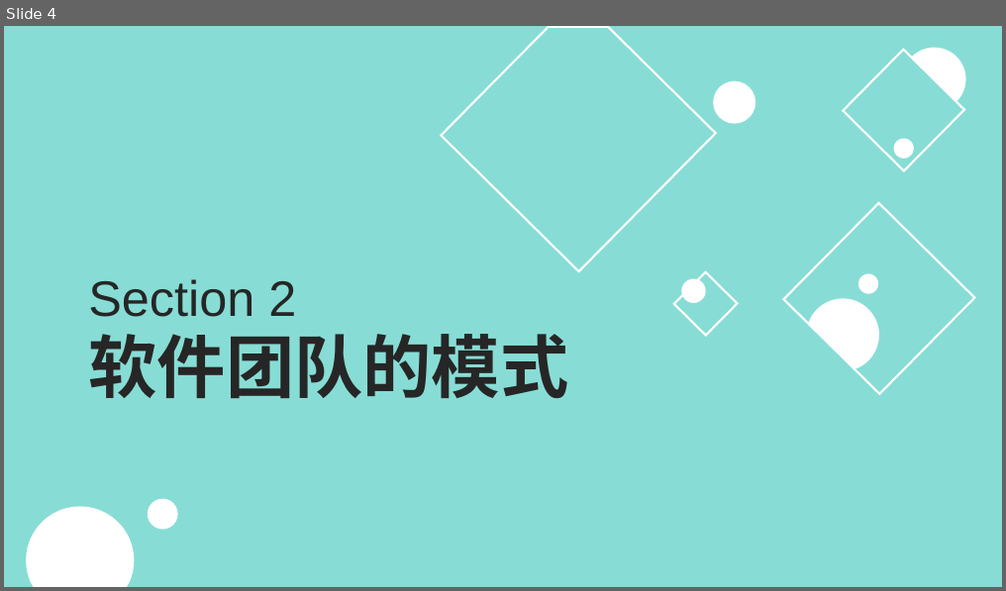
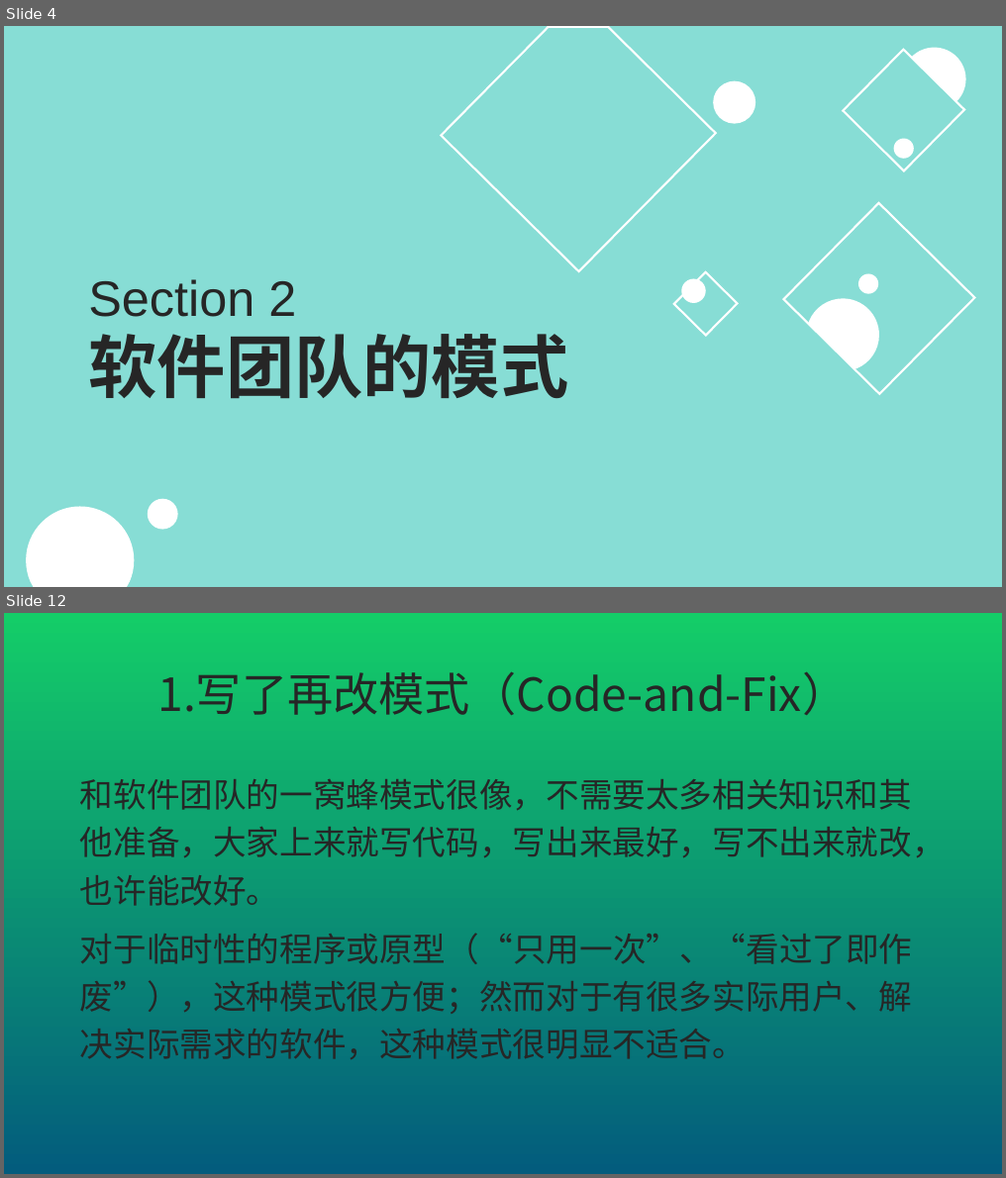
Before and after one commit to JFBabyHorse/learngit-and-BWESE, a slide deck: chapter5 团队和流程.pptx. Shown one above the other, each under a label of ours: slide 4 before the commit, slides 4 and 12 after it; the slides between them are not shown. The pictures are 1006x591 and 1006x1178 pixels, drawn with LibreOffice and Linux fonts; fonts in the diff are those of the drawing. Boxes give left, top, right and bottom in pixels: in the first picture for what was removed or moved away, otherwise in the second. Text is boxed around its words. In the diff, an @@ line names an element or a change of style, - is before the commit and + after.

```diff
--- a/chapter5 团队和流程.pptx
+++ b/chapter5 团队和流程.pptx
@@ slide 12 added at [4, 613, 1002, 1174], background gradient #14CD68 to #035C7D @@
@@ title added at [157, 671, 847, 716], 44 pt, text #262626 @@
+1.写了再改模式（Code-and-Fix）
@@ text added at [80, 779, 945, 1059], 32 pt, text #262626 @@
+和软件团队的一窝蜂模式很像，不需要太多相关知识和其他准备，大家上来就写代码，写出来最好，写不出来就改，也许能改好。
+对于临时性的程序或原型（“只用一次”、“看过了即作废”），这种模式很方便；然而对于有很多实际用户、解决实际需求的软件，这种模式很明显不适合。
```
Also in this commit, not shown: 4 slides changed, 19 other slides added, 1 slide removed, 3 other files.
